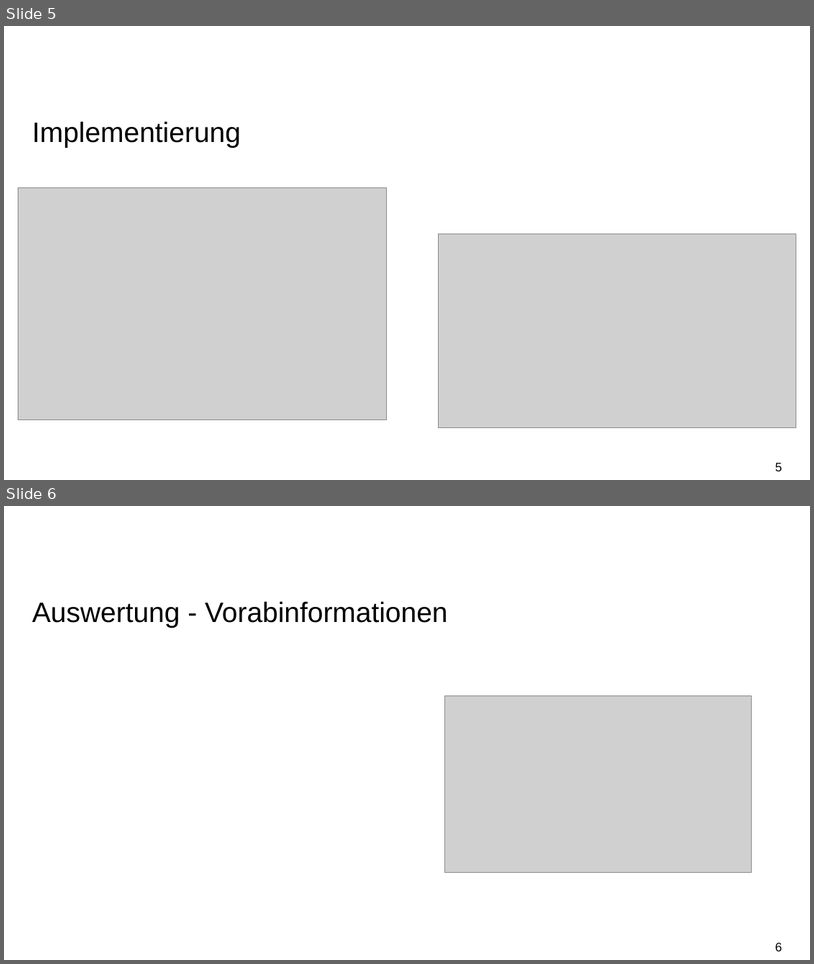
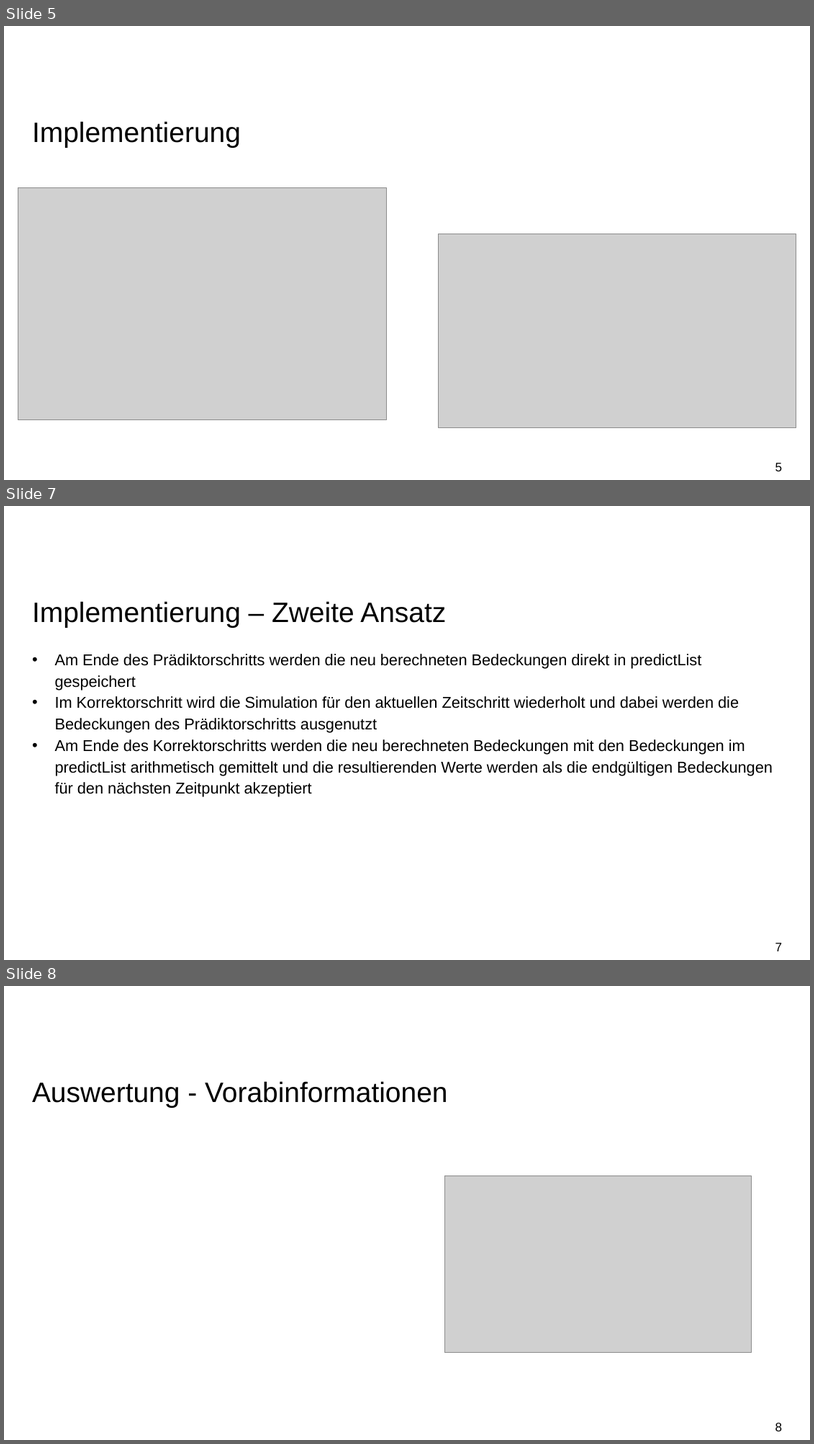
Before and after one commit to rudolf-schoenmann/ContaminationFlow, a slide deck: Bericht/Abschlusspresentation.pptx. Shown one above the other, each under a label of ours: slides 5 and 6 before the commit, slides 5, 7 and 8 after it; the slides between them are not shown. The pictures are 814x964 and 814x1444 pixels, drawn with LibreOffice and Linux fonts; fonts in the diff are those of the drawing; grey boxes stand for pictures; background and template pictures are left out. Boxes give left, top, right and bottom in pixels: in the first picture for what was removed or moved away, otherwise in the second. Text is boxed around its words. In the diff, an @@ line names an element or a change of style, - is before the commit and + after.

```diff
--- a/Bericht/Abschlusspresentation.pptx
+++ b/Bericht/Abschlusspresentation.pptx
@@ slide 7 added at (4,506,810,960), background #FFFFFF @@
@@ title added at (32,601,446,627), 33.3 pt, text #000000 @@
+Implementierung – Zweite Ansatz
@@ text added at (55,654,773,797), 18.7 pt, text #000000 @@
+• Am Ende des Prädiktorschritts werden die neu berechneten Bedeckungen direkt in predictList gespeichert
+• Im Korrektorschritt wird die Simulation für den aktuellen Zeitschritt wiederholt und dabei werden die Bedeckungen des Prädiktorschritts ausgenutzt
+• Am Ende des Korrektorschritts werden die neu berechneten Bedeckungen mit den Bedeckungen im predictList arithmetisch gemittelt und die resultierenden Werte werden als die endgültigen Bedeckungen für den nächsten Zeitpunkt akzeptiert
@@ page number added at (776,942,783,951), 14.7 pt, text #000000 @@
+7
@@ what was slide 6 is now slide 8 @@
```
Also in this commit, not shown: 2 slides changed, 1 other slide added.
